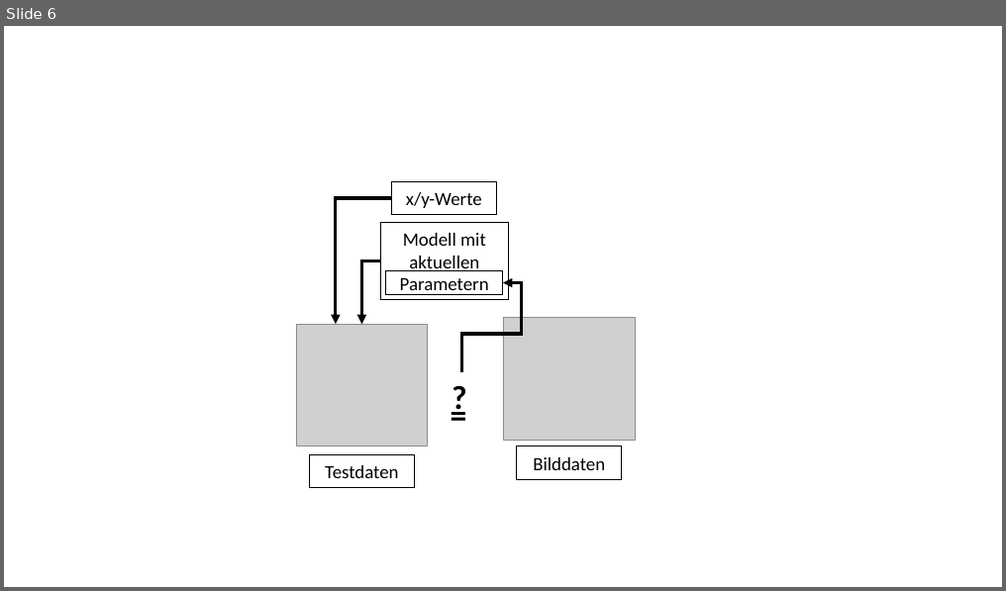
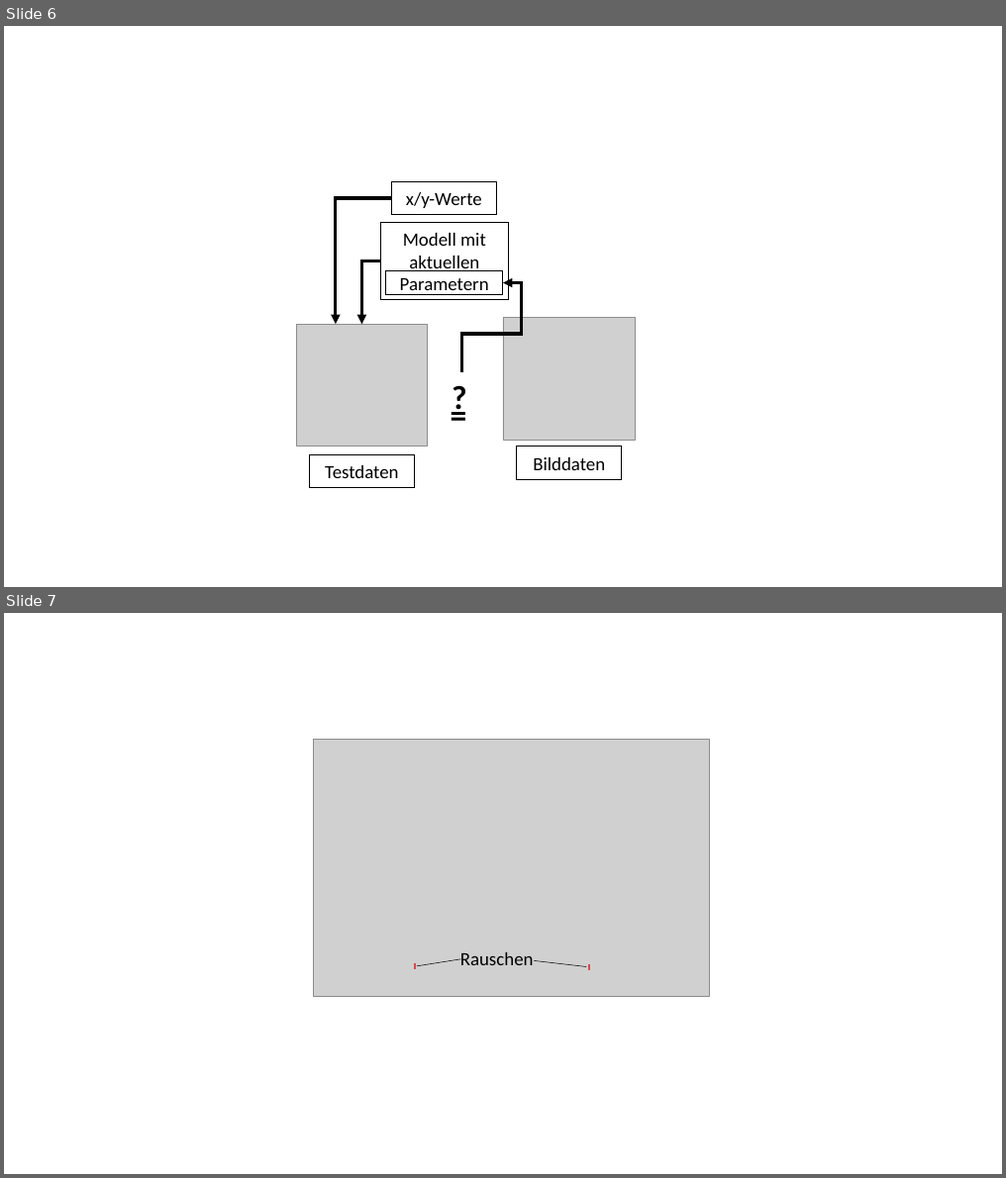
Before and after one commit to claryguru/BA_epics_camera, a slide deck: Dokumentation/erstellte_Abbildungen.pptx. Shown one above the other, each under a label of ours: slide 6 before the commit, slides 6 and 7 after it. The pictures are 1006x591 and 1006x1178 pixels, drawn with LibreOffice and Linux fonts; fonts in the diff are those of the drawing; grey boxes stand for pictures. Boxes give left, top, right and bottom in pixels: in the first picture for what was removed or moved away, otherwise in the second. Text is boxed around its words. In the diff, an @@ line names an element or a change of style, - is before the commit and + after.

```diff
--- a/Dokumentation/erstellte_Abbildungen.pptx
+++ b/Dokumentation/erstellte_Abbildungen.pptx
@@ slide 7 added at <box>4,613,1002,1174</box>, background #FFFFFF @@
@@ picture added at <box>313,740,709,997</box> @@
@@ line added from (415, 964) to (415, 970), #D44A4A 1.5 pt @@
@@ line added from (417, 966) to (460, 959), #000000 0.5 pt @@
@@ text added at <box>460,953,534,965</box>, 18 pt, text #000000 @@
+Rauschen
@@ line added from (534, 961) to (586, 967), #000000 0.5 pt @@
@@ line added from (589, 964) to (589, 970), #D44A4A 1.5 pt @@
```
Also in this commit, not shown: 1 other slide added, 5 other files.
